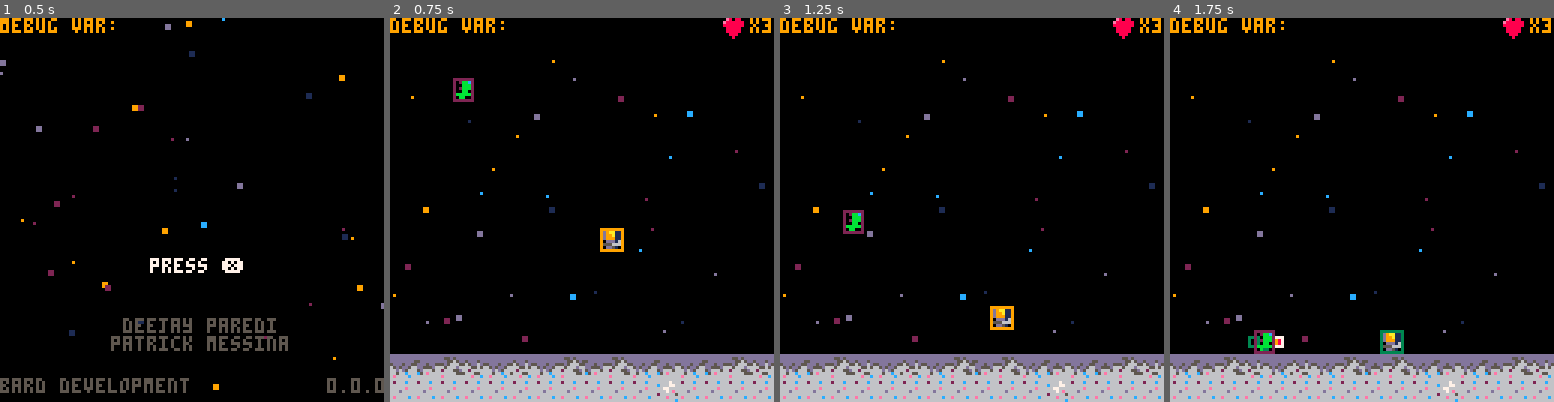
Above: before the commit, frames 1-4 (left to right).
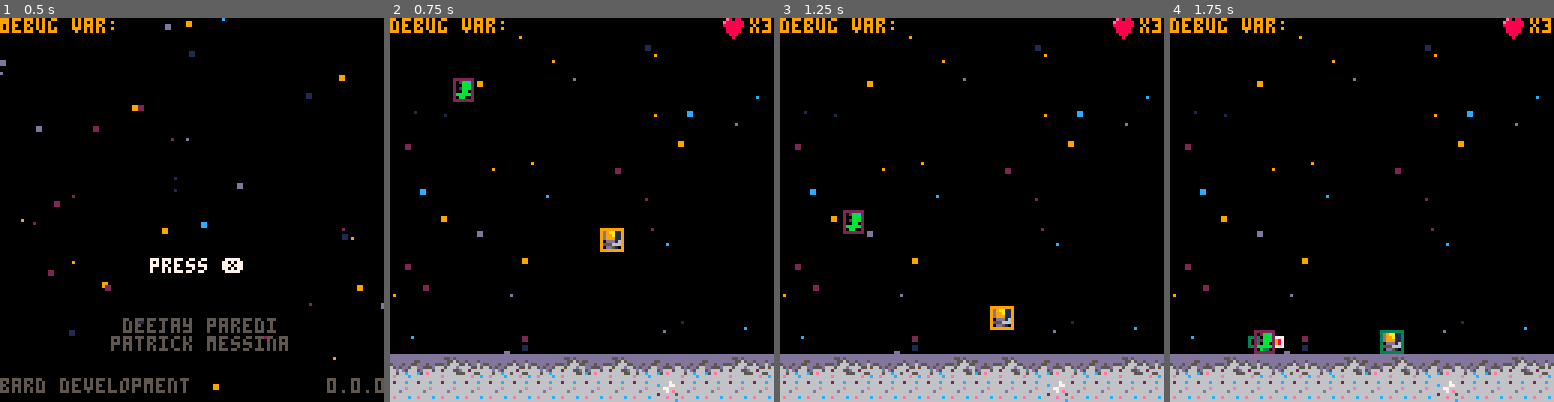
Above: after the commit, the same moments.

Repository: barddev/moonshot
Game: PICO-8 cartridge moonshot-temp.p8
The game is run twice, just before and just after one commit, with the same random seed, the same clock (stepped at 60 frames per second) and the same inputs.
Inputs:
- Up to frame 1 (0.5 s): tap X (X key) at 0.33 s
- Up to frame 2 (0.75 s): tap O (Z key) at 0.7 s
- Up to frame 3 (1.25 s): tap X (X key) at 1.07 s
- Up to frame 4 (1.75 s): hold Right from 1.6 s (still down); tap O (Z key) at 1.7 s

Frame 1 is identical in both runs. In frame 2, 0.6% of the frame differs, in the area x 3-98%, y 4-88%; in frame 3, 0.6%; in frame 4, 0.6%.

Commit message:
level one outline

Diff:
--- a/moonshot-temp.p8
+++ b/moonshot-temp.p8
@@ -343,7 +343,7 @@
 
     -- create level 1
 
-    m:init(0,512, 0, 0)
+    m:init(0, 1024, 0, 0)
     local level_1 = level:new()
     local b = background:new()
     b:init()
@@ -866,7 +866,7 @@
 
     -- todo make bullet distance a value in init
     local b = bullet:new(self.pos, 32, new_hitbox(5,2,3,3), 50, self.flip)
-    sfx(08)
+    sfx(10)
     add(bullets, b)
 end
 
@@ -1354,10 +1354,8 @@
 
 
 
-
-
 __gff__
-0080808080808000000000000000000000000000000000000000000000000000400000000000000000000000000000000000000000000000000000000000000001010101010101010000000000000002010101010101000000000000000000000101010100000000000000000000200001000000000000000000000000002020
+0080808080808000000000000000000000000000000000000000000000000000400000000000000000000000000000000000000000000000000000000000000001010101010100000000000000010101010101010101000000000000000000000101010100000000000000000000200001000000000000000000000000002020
 0000000000000000000000000000000000000000000000000000000000000000000000000000000000000000000000000000000000000000000000000000000000000000000000000000000000000000000000000000000000000000000000000000000000000000000000000000000000000000000000000000000000000000
 __map__
 0000000000000000000000000000000000000000000000000000000000000000000000000000000000000000000000000000000000000000000000000000000000000000000000000000000000000000000000000000000000000000000000000000000000000000000000000000000000000000000000000000000000000000
@@ -1366,48 +1364,48 @@
 0000000000000000000000000000000000000000000000000000000000000000000000000000000000000000000000000000000000000000000000000000000000000000000000000000000000000000000000000000000000000000000000000000000000000000000000000000000000000000000000000000000000000000
 0000000000000000000000000000000000000000000000000000000000000000000000000000000000000000000000000000000000000000000000000000000000000000000000000000000000000000000000000000000000000000000000000000000000000000000000000000000000000000000000000000000000000000
 0000000000000000000000000000000000000000000000000000000000000000000000000000000000000000000000000000000000000000000000000000000000000000000000000000000000000000000000000000000000000000000000000000000000000000000000000000000000000000000000000000000000000000
-0000000000000000000000000000000000000000000000000000000000000000000000000000000000000000000000000000000000000000000000000000000000000000000000000000000000000000000000000000000000000000000000000000000000000000000000000000000000000000000000000000000000000000
-00000000000000000000000000000000000000000000000000000000000000007f7f7f000010000000000000000000000000000000000000000000000000000000000000000000000000000000000000000000000000000000000000000000000000000000000000000000000000000000000000000000000000000000000000
-0000000000000000000000000000000000000000000000000000004144444444434343434343000000000000000000000000000000000000000000000000000000000000000000000000000000000000000000000000000000000000000000000000000000000000000000000000000000000000000000000000000000000000
-0000000000000000000000000000000000000000000000000000000000000000000000000000000000000000000000000000000000000000000000000000000000000000000000000000000000000000000000000000000000000000000000000000000000000000000000000000000000000000000000000000000000000000
-0000000000000000000000000000000000000000000000000000000000000000000000000000000000000000000000000000000000000000000000000000000000000000000000000000000000000000000000000000000000000000000000000000000000000000000000000000000000000000000000000000000000000000
-0000000000000000000000000000000000000000400000000000000000000000000000000000000000000000000000000000000000000000000000000000000000000000000000000000000000000000000000000000000000000000000000000000000000000000000000000000000000000000000000000000000000000000
-0000000000000000000000000000000000000000500000000000000000000000000000000000000000000000000000000000000000000000000000000000000000000000000000000000000000000000000000000000000000000000000000000000000000000000000000000000000000000000000000000000000000000000
-0000000000000000000000000000000011000000500000000000000000000000000000000000000000000000000000000000000000000000000000000000000000000000000000000000000000000000000000000000000000000000000000000000000000000000000000000000000000000000000000000000000000000000
-6244424362436242444262446244424362446243446242434244444362424344000000000000000000000000000000000000000000000000000000000000000000000000000000000000000000000000000000000000000000000000000000000000000000000000000000000000000000000000000000000000000000000000
-5050505050505050505050535050505050505050505253505050505050505053000000000000000000000000000000000000000000000000000000000000000000000000000000000000000000000000000000000000000000000000000000000000000000000000000000000000000000000000000000000000000000000000
-…(35 lines of a section not shown)…
+000000000000000000000000000000000000000000000000000000000000000000000000000000000000000000000000000000000000000000000000000000000000000000000000000000000000000000000011000000000000000000000000000000000000000000000000000000000000000000000000000000000000797a
+00000000000000000000000000000000000000000000000000000000000000007f7f7f00001000000000000000000000000000000000000000000000000000000000000000000000000000000000000000000041424242424242424242450000000000000000000000000000000000000000000000000000000000000000797a
+000000000000000000000000000000000000000000000000000000414444444443434343434300000000000000000000000000000000000000000000000000000000000000000000000000000000000000000051505050505050505050550000000000000000000000000000000000000000000060606000000000000000797a
+000000000000000000000000000000000000000000000000000000000000000000000000000000000000000000000000000000000000000000000000000000000000000000000000000000000000000000000051506667505050505050550000000000000000000000000000000000000000000000000000000000005859797a
+0000000000000000000000000000000000000000000000000000000000000000000000000000000000000000000000000000000000000000000000000000000000000000000000000000000000000000000000515076775050505050505500000000000000000000000000007f7f00000000000000000000000000006869797a
+000000000000000000000000000000000000000040000000000000000000000000000000000000000000000000006060000000606000000000000000000000004d4e4f000000000000000000004d4e4f00000000505050505050464750550000000000000000000000000000606000000000000000000060606000000000797a
+0000000000000000000000000000000000000000500000000000000000000000000000000000000000000000000060600000006060000000000000000000000000000000000000000000000000000000000000000050505050505657505500000000000000000000000060606060606000000000004b4c00000000000000797a
+00000000000000000000000000000000110000005000001100000000000000000000000000000000110000000000606000000060607f7f000000000000000000000000000000004d4e4f000000000000000000000000505050505050505500000000000000000000001160606060606000000000005b5c00000000000000797a
+6244424362436242444262446244424362446243446242434244444362424344434343434343434343434343444444450000004144444444444442424242450000000000000000000000000000000000000000000000505050505050506142424242424242424242424242424242424242424242424242424242424242424242
+5050505050505050505050535050505050505050505253505050505050505050505050505050505050505050505050550000005150505050505050505050550000000000000000000000000000000000000000000000005050505050505050505050505050505050505050505050505050505050505050505050505050505050
+…(35 lines of a section not shown)…
Not shown, changed: 66 lines of the sprite sheet (__gfx__) section of moonshot-temp.p8
Not shown, changed: the sound effects (__sfx__) section of moonshot-temp.p8
